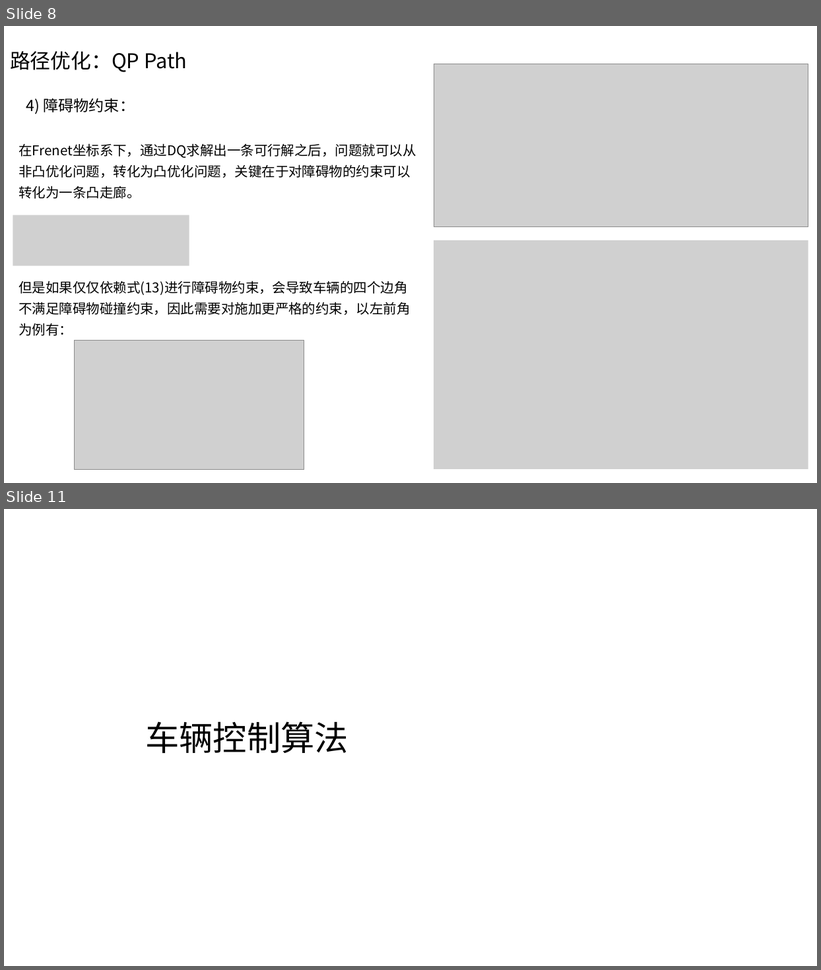
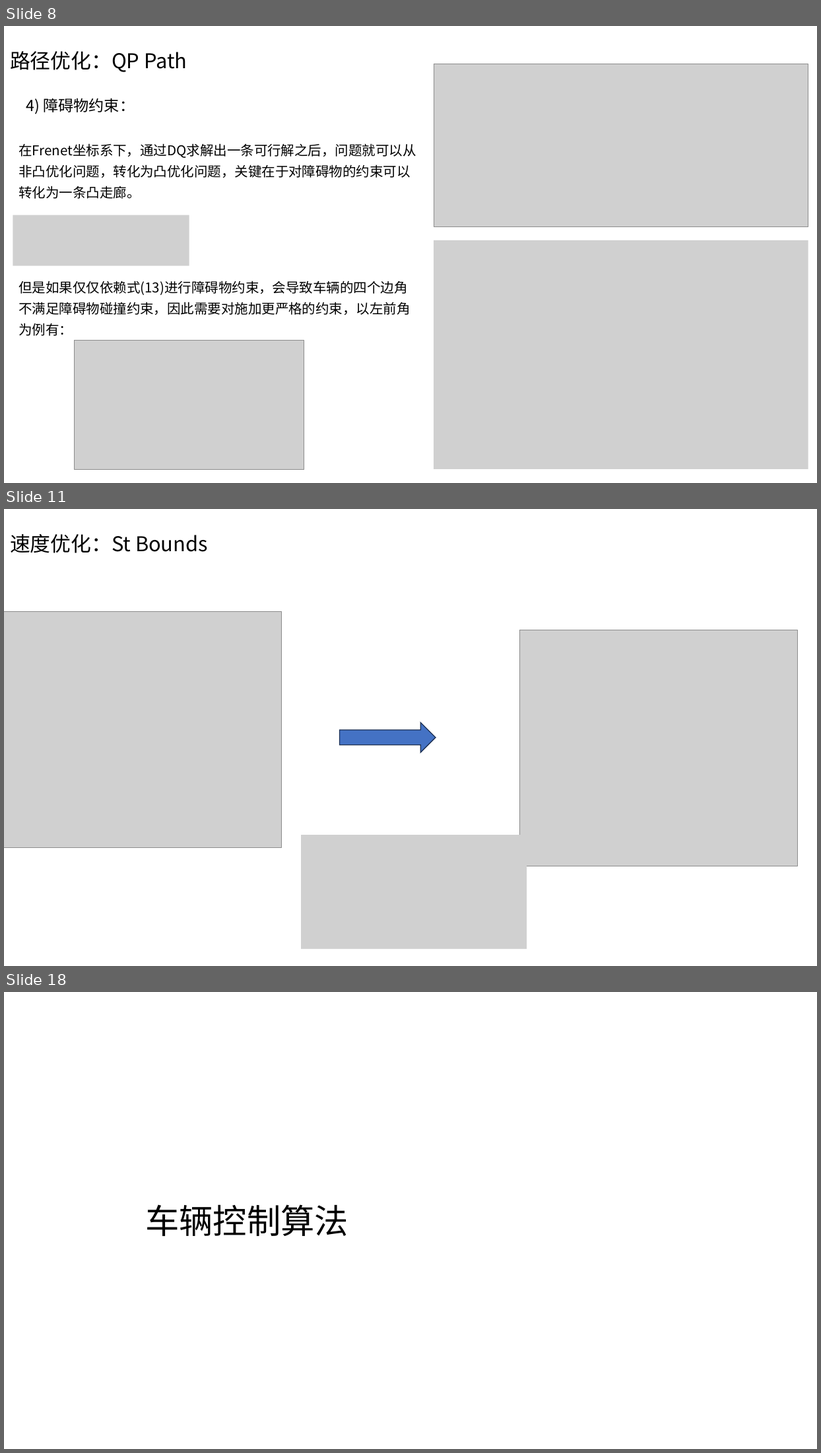
Before and after one commit to ChaokangRen/pnc_research, a slide deck: Decision/planning_1_0.pptx. Shown one above the other, each under a label of ours: slides 8 and 11 before the commit, slides 8, 11 and 18 after it; the slides between them are not shown. The pictures are 821x970 and 821x1453 pixels, drawn with LibreOffice and Linux fonts; fonts in the diff are those of the drawing; grey boxes stand for pictures. Boxes give left, top, right and bottom in pixels: in the first picture for what was removed or moved away, otherwise in the second. Text is boxed around its words. In the diff, an @@ line names an element or a change of style, - is before the commit and + after.

```diff
--- a/Decision/planning_1_0.pptx
+++ b/Decision/planning_1_0.pptx
@@ slide 11 added at bbox=[4, 509, 817, 966], background #FFFFFF @@
@@ text added at bbox=[10, 534, 208, 553], 24 pt, text #000000 @@
+速度优化：St Bounds
@@ picture added at bbox=[4, 612, 282, 848] @@
@@ picture added at bbox=[520, 630, 797, 867] @@
@@ right arrow added at bbox=[339, 722, 435, 753], fill #4472C4, outline #1E3256 1 pt @@
@@ picture added at bbox=[301, 835, 527, 949] @@
@@ what was slide 11 is now slide 18 @@
```
Also in this commit, not shown: 1 slide changed, 6 other slides added, 10 other files.
